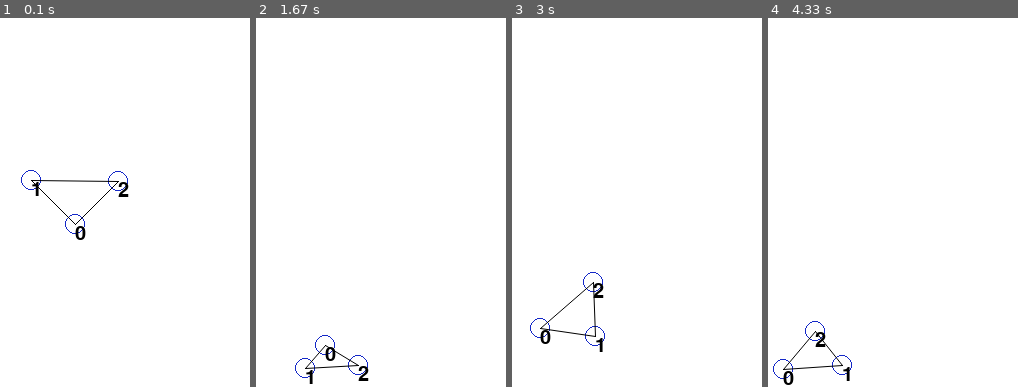
Above: before the commit, frames 1-4 (left to right).
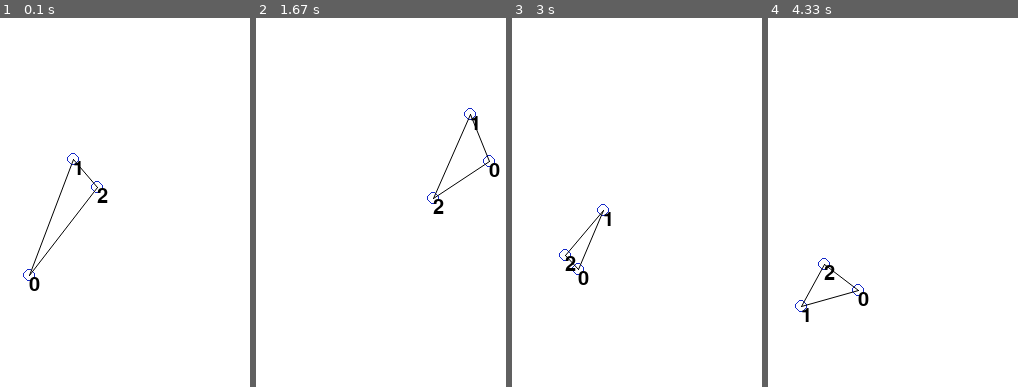
Above: after the commit, the same moments.

Repository: TANUKIpro/pygame_sim
Game: pygame game, started from actual/particle_tutorial_14.py
Same seed, same stepped clock (60 frames per second), same inputs: the game is played once before the commit and once after it.
Inputs:
- Up to frame 1 (0.1 s): no input
- Up to frame 2 (1.67 s): tap Space at 0.33, 0.73, 1.03, 1.23, 1.57 s
- Up to frame 3 (3 s): tap Space at 1.87, 2.07, 2.37, 2.63, 2.97 s
- Up to frame 4 (4.33 s): tap Space at 3.27, 3.4, 3.8, 4.1 s

The runs differ from the first frame. In frame 1, 1.5% of the frame differs, in the area x 8-52%, y 36-74%; in frame 2, 1.3%; in frame 3, 1.3%; in frame 4, 1.3%.

Commit message:
ルンゲクッタ法の導入と布simの実装

Diff:
--- a/actual/PyParticles4.py
+++ b/actual/PyParticles4.py
@@ -109,8 +109,11 @@
         theta = math.atan2(dy, dx)
         force = (self.length - dist) * self.strength
 
-        self.p1.accelerate((theta + 0.5 * math.pi, force/self.p1.mass))
-        self.p2.accelerate((theta - 0.5 * math.pi, force/self.p2.mass))
+        p1_acc = ((theta + 0.5 * math.pi), (force/self.p1.mass))
+        p2_acc = ((theta - 0.5 * math.pi), (force/self.p2.mass))
+
+        self.p1.accelerate(p1_acc)
+        self.p2.accelerate(p2_acc)
 
 class Environment:
     """ Defines the boundary of a simulation and its properties """
--- a/actual/particle_tutorial_14.py
+++ b/actual/particle_tutorial_14.py
@@ -1,4 +1,5 @@
 from math import pi
+import sys
 import random
 import pygame
 import PyParticles4
@@ -17,12 +18,17 @@
 circle_width = 1
 font = pygame.font.Font(None, 30)
 
+"""
 for p in range(3):
-    universe.addParticles(mass=50, size=10, speed=2, elasticity=0.005, colour=(20,40,200))
+    universe.addParticles(mass=20, size=6, speed=2, elasticity=0.005, colour=(20,40,200))
+"""
+universe.addParticles(mass=50, size=6, speed=0, elasticity=0.5, colour=(20,40,200))
+universe.addParticles(mass=50, size=6, speed=0, elasticity=0.5, colour=(20,40,200))
+universe.addParticles(mass=50, size=6, speed=0, elasticity=0.5, colour=(20,40,200))
 
-universe.addSpring(0,1, length=50, strength=5.)
-universe.addSpring(1,2, length=50, strength=5.)
-universe.addSpring(2,0, length=50, strength=5.)
+universe.addSpring(0,1, length=50, strength=15.)
+universe.addSpring(1,2, length=50, strength=15.)
+universe.addSpring(2,0, length=50, strength=15.)
 #universe.addSpring(3,4, length=50, strength=0.5)
 #universe.addSpring(4,0, length=50, strength=0.5)
 
@@ -33,6 +39,7 @@
     for event in pygame.event.get():
         if event.type == pygame.QUIT:
             running = False
+            sys.exit()
         if event.type == pygame.KEYDOWN:
             if event.key == pygame.K_SPACE:
                 paused = (True, False)[paused]
@@ -52,6 +59,7 @@
 
     for i, p in enumerate(universe.particles):
         pygame.draw.circle(screen, p.colour, (int(p.x), int(p.y)), p.size, circle_width)
+        # 番号表示
         txt = font.render(str(i), True, (0, 0, 0))
         screen.blit(txt, [int(p.x), int(p.y)])
 
--- /dev/null
+++ b/cloth_test_01.py
@@ -0,0 +1,175 @@
+#!/usr/bin/env python3
+# -*- coding: utf-8 -*-
+import pygame, sys, math
+
+pygame.init()
+
+FPS = 60
+fpsClock = pygame.time.Clock()
+
+WIDTH = 400
+HEIGHT = 300
+screen = pygame.display.set_mode((WIDTH, HEIGHT), 0, 32)
+pygame.display.set_caption('Koike TEST')
+
+BLACK = (0, 0, 0)
+WHITE = (255, 255, 255)
+RED   = (255, 0, 0)
+GREEN = (0, 255, 0)
+
+class Particle:
+    def __init__(self, x, y, m = 1.0):
+        self.m = m
+        self.x = x
+        self.y = y
+        self.oldx = x
+        self.oldy = y
+        self.newx = x
+        self.newy = y
+        self.ax = 0
+        self.ay = 9.8
+
+        self.fixed = False
+        self.selected = False
+
+    def update(self, dt):
+        if self.fixed == False:
+            # Verlet Integration
+            self.newx = 2.0 * self.x - self.oldx + self.ax * dt * dt
+            self.newy = 2.0 * self.y - self.oldy + self.ay * dt * dt
+            self.oldx = self.x
+            self.oldy = self.y
+            self.x = self.newx
+            self.y = self.newy
+
+            # Collision Process
+            if self.x < 0 or self.x > WIDTH:
+                self.x, self.oldx = self.oldx, self.x
+            if self.y < 0 or self.y > HEIGHT:
+                self.y, self.oldy = self.oldy, self.y
+
+        if self.selected == True:
+            pos = pygame.mouse.get_pos()
+            self.x = pos[0]
+            self.y = pos[1]
+        if mouse == False:
+            self.selected = False
+
+    def draw(self, surf, size):
+        if self.fixed == True:
+            color = GREEN
+        else:
+            color = WHITE
+        if self.selected == True:
+            color = RED
+
+        pygame.draw.circle(surf, color, (int(self.x), int(self.y)), size)
+
+# パーティクルへの制約
+class Constraint:
+    def __init__(self, index0, index1):
+        self.index0 = index0
+        self.index1 = index1
+        dx = particles[index0].x - particles[index1].x
+        dy = particles[index0].y - particles[index1].y
+        self.restLength = math.sqrt(dx**2 + dy**2)
+
+    def update(self):
+        up_dx = particles[self.index1].x - particles[self.index0].x
+        up_dy = particles[self.index1].y - particles[self.index0].y
+        dLength = math.sqrt(up_dx**2 + up_dy**2)
+        # 二点間の距離の比率
+        diff = (dLength - self.restLength)/dLength
+
+        if particles[self.index0].fixed == False:
+            particles[self.index0].x += 0.5 * diff * up_dx
+            particles[self.index0].y += 0.5 * diff * up_dy
+        if particles[self.index1].fixed == False:
+            particles[self.index1].x -= 0.5 * diff * up_dx
+            particles[self.index1].y -= 0.5 * diff * up_dy
+
+    def draw(self, surf, size):
+        x0 = particles[self.index0].x
+        y0 = particles[self.index0].y
+        x1 = particles[self.index1].x
+        y1 = particles[self.index1].y
+        pygame.draw.line(surf, WHITE, (int(x0), int(y0)), (int(x1), int(y1)), size)
+
+
+def find_particle(pos):
+    for i in range(len(particles)):
+        dx = particles[i].x - pos[0]
+        dy = particles[i].y - pos[1]
+        if (dx**2 + dy**2) < 400:
+            particles[i].selected = True
+            break
+
+dt = 0.1
+NUM_ITER = 10
+mouse = False
+
+# パーティクルの作成
+NUM_X = 5
+NUM_Y = 5
+particles = []
+for j in range(NUM_Y):
+    for i in range(NUM_X):
+        x = 100 + i * 20.0
+        y = j * 20.0
+        p = Particle(x, y+50)
+        particles.append(p)
+
+# パーティクルの固定
+particles[0].fixed = True
+particles[NUM_X-1].fixed = True
+particles[-1].fixed = True
+particles[-NUM_X].fixed = True
+
+constraints = []
+for j in range(NUM_Y):
+    for i in range(NUM_X):
+        if i < (NUM_X - 1):
+            index0 = i + j * NUM_X
+            index1 = (i + 1) + j * NUM_X
+            c = Constraint(index0, index1)
+            constraints.append(c)
+        if j < (NUM_Y - 1):
+            index0 = i + j * NUM_X
+            index1 = i + (j + 1) * NUM_X
+            c = Constraint(index0, index1)
+            constraints.append(c)
+
+while True:
+    screen.fill(BLACK)
+    # particles update
+    for i in range(len(particles)):
+        particles[i].update(dt)
+
+    # constraints update
+    for i in range(NUM_ITER):
+        for cons in range(len(constraints)):
+            constraints[cons].update()
+
+    # particles draw
+    for i in range(len(particles)):
+        particles[i].draw(screen, 3)
+
+    # constraints draw
+    for i in range(len(constraints)):
+        constraints[i].draw(screen, 1)
+
+    for event in pygame.event.get():
+        if event.type == pygame.QUIT:
+            pygame.quit()
+            sys.exit()
+        if event.type == pygame.MOUSEBUTTONDOWN:
+            mouse = True
+        if event.type == pygame.MOUSEBUTTONUP:
+            mouse = False
+
+    if mouse:
+        pos = pygame.mouse.get_pos()
+        find_particle(pos)
+
+    pygame.display.update()
+    fpsClock.tick(FPS)
--- /dev/null
+++ b/cloth_test_02.py
@@ -0,0 +1,192 @@
+#!/usr/bin/env python3
+# -*- coding: utf-8 -*-
+import pygame, sys, math
+
+pygame.init()
+
+FPS = 60
+fpsClock = pygame.time.Clock()
+
+WIDTH = 400
+HEIGHT = 300
+screen = pygame.display.set_mode((WIDTH, HEIGHT), 0, 32)
+pygame.display.set_caption('koike TEST 02')
+
+BLACK = (0, 0, 0)
+WHITE = (255, 255, 255)
+RED = (255, 0, 0)
+GREEN = (0, 255, 0)
+
+class Particle:
+    def __init__(self, x, y, m = 1.0):
+        self.m = m
+        self.x = x
+        self.y = y
+        self.oldx = x
+        self.oldy = y
+        self.newx = x
+        self.newy = y
+        self.ax = 0
+        self.ay = 9.8
+
+        self.fixed = False
+        self.selected = False
+
+    def update(self, delta_t):
+        if self.fixed == False:
+            # Verlet Integration
+            # (https://www.watanabe-lab.jp/blog/archives/1993)
+            self.newx = 2.0 * self.x - self.oldx + self.ax * delta_t**2
+            self.newy = 2.0 * self.y - self.oldy + self.ay * delta_t**2
+            self.oldx = self.x
+            self.oldy = self.y
+            self.x = self.newx
+            self.y = self.newy
+
+            # 壁の当たり判定
+            if self.x < 0 or self.x > WIDTH:
+                self.x, self.oldx = self.oldx, self.x
+            if self.y < 0 or self.y > HEIGHT:
+                self.y, self.oldy = self.oldy, self.y
+
+        if mouse == False:
+            self.selected = False
+
+        if self.selected == True:
+            self.x, self.y = pygame.mouse.get_pos()
+
+    def set_pos(self, pos):
+        self.x, self.y = pos
+
+    def draw(self, surf, size):
+        if self.fixed == True:
+            color = GREEN
+        else:
+            color = WHITE
+        if self.selected == True:
+            color = RED
+
+        pygame.draw.circle(surf, color, (int(self.x), int(self.y)), size)
+
+# パーティクルへの制約
+class Constraint:
+    def __init__(self, index0, index1):
+        self.index0 = index0
+        self.index1 = index1
+        delta_x = particles[index0].x - particles[index1].x
+        delta_y = particles[index0].y - particles[index1].y
+        self.restLength = math.sqrt(delta_x**2 + delta_y**2)
+
+    def update(self):
+        delta_x = particles[self.index1].x - particles[self.index0].x
+        delta_y = particles[self.index1].y - particles[self.index0].y
+        deltaLength = math.sqrt(delta_x**2 + delta_y**2)
+        # 二点間の距離の平均変化率 + α
+        diff = (deltaLength - self.restLength)/(deltaLength+ 0.001)
+
+        # 2次のルンゲクッタ法
+        cons_vias = 1/2
+        if particles[self.index0].fixed == False:
+            particles[self.index0].x += cons_vias * diff * delta_x
+            particles[self.index0].y += cons_vias * diff * delta_y
+        if particles[self.index1].fixed == False:
+            particles[self.index1].x -= cons_vias * diff * delta_x
+            particles[self.index1].y -= cons_vias * diff * delta_y
+
+    def draw(self, surf, size):
+        x0 = particles[self.index0].x
+        y0 = particles[self.index0].y
+        x1 = particles[self.index1].x
+        y1 = particles[self.index1].y
+        pygame.draw.line(surf, WHITE, (int(x0), int(y0)), (int(x1), int(y1)), size)
+
+def find_particle(pos):
+    for i in range(len(particles)):
+        dx = particles[i].x - pos[0]
+        dy = particles[i].y - pos[1]
+        if (dx*dx + dy*dy) < 300:
+            particles[i].selected = True
+            particles[i].set_pos(pos)
+            break
+
+delta_t = 0.1      # Update の最小時間
+NUM_ITER = 5       # 結束強度
+mouse = False
+mouse_pos = (0, 0)
+
+NUM_X = 10         # パーティクルX軸
+NUM_Y = 10         # パーティクルY軸
+particles = []
+for j in range(NUM_Y):
+    for i in range(NUM_X):
+        x = 100 + i * 20.0
+        y = 50 + j * 20.0
+        p = Particle(x, y)
+        particles.append(p)
+
+particles[0].fixed = True
+particles[NUM_X-1].fixed = True
+particles[(NUM_Y-1) * NUM_X].fixed = True
+particles[(NUM_Y) * NUM_X - 1].fixed = True
+
+constraints = []
+for j in range(NUM_Y):
+    for i in range(NUM_X):
+        if i < (NUM_X - 1):
+            index0 = i + j * NUM_X
+            index1 = (i + 1) + j * NUM_X
+            c = Constraint(index0, index1)
+            constraints.append(c)
+        if j < (NUM_Y - 1):
+            index0 = i + j * NUM_X
+            index1 = i + (j + 1) * NUM_X
+            c = Constraint(index0, index1)
+            constraints.append(c)
+
+for j in range(NUM_Y - 1):
+    for i in range(NUM_X - 1):
+        index0 = i + j * NUM_X
+        index1 = (i + 1) + (j + 1) * NUM_X
+        c = Constraint(index0, index1)
+        constraints.append(c)
+    for i in range(1, NUM_X):
+        index0 = i + j * NUM_X
+        index1 = (i - 1) + (j + 1) * NUM_X
+        c = Constraint(index0, index1)
+        constraints.append(c)
+
+Running = True
+while Running:
+    screen.fill(BLACK)
+
+    # particles update
+    for i in range(len(particles)):
+        particles[i].update(delta_t)
+
+    # constraints update
+    for i in range(NUM_ITER):
+        for ii in range(len(constraints)):
+            constraints[ii].update()
+
+    # particles draw
+    for i in range(len(particles)):
+        particles[i].draw(screen, 3)
+
+    # constraints draw
+    for i in range(len(constraints)):
+        constraints[i].draw(screen, 1)
+
+    for event in pygame.event.get():
+        if event.type == pygame.QUIT:
+            Running = False
+        if event.type == pygame.MOUSEBUTTONDOWN:
+            mouse = True
+        if event.type == pygame.MOUSEBUTTONUP:
+            mouse = False
+        if event.type == pygame.MOUSEMOTION and mouse == True:
+            find_particle(pygame.mouse.get_pos())
+
+    pygame.display.update()
+    fpsClock.tick(FPS)
+
+pygame.quit()
